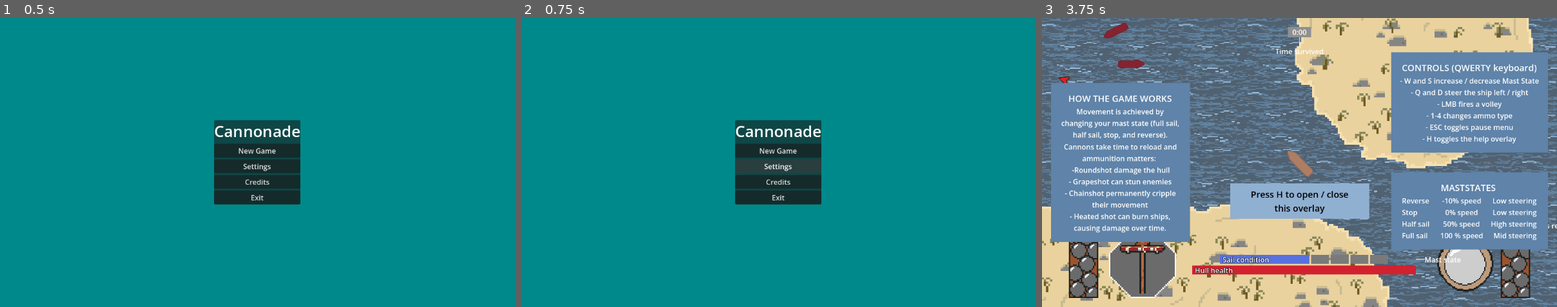
Above: before the commit, frames 1-3 (left to right).
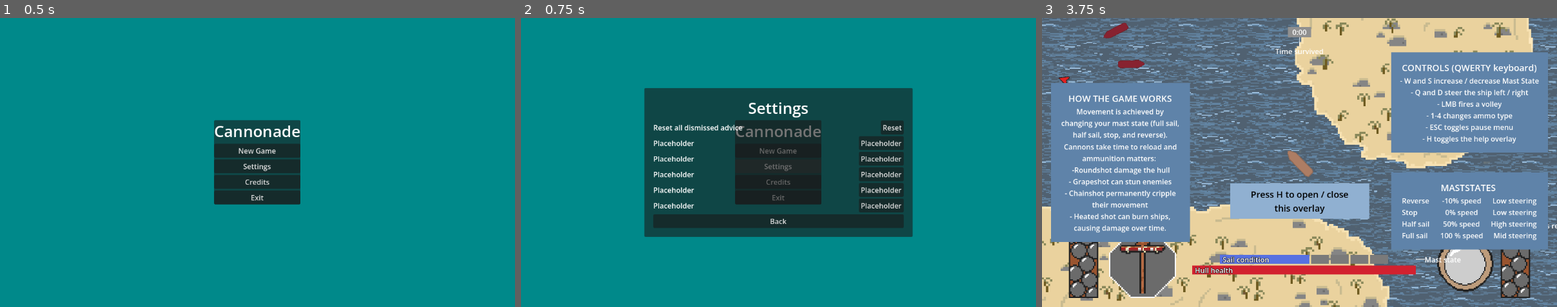
Above: after the commit, the same moments.

Repository: thibautkochjung-gif/Cannonade
Game: Godot game, scene res://Nodes/main_menu.tscn
Two runs of this game, one before a commit and one after it. Both use one fixed random seed, a clock stepped at 60 frames per second and the inputs below. This scene is started directly instead of the project's main scene.
Inputs (mouse positions are in pixels of both pictures, inside the frame that each line leads up to):
- Up to frame 1 (0.5 s): no input
- Up to frame 2 (0.75 s): click "Settings" at 0.5 s
- Up to frame 3 (3.75 s): click (1412, 127) at 1.25 s, where only the run after the commit has a clickable "Reset"; click (1402, 142) at 2 s, where only the run after the commit has a clickable "Placeholder"; click (1299, 220) at 2.75 s, where only the run after the commit has a clickable "Back"; click "New Game" at 3.5 s

Frame 1 is identical in both runs. In frame 2, 24% of the frame differs, in the area x 23-77%, y 24-76%; in frame 3, nothing differs.

Commit message:
Added new ammo type reminder to encourage players to use varying ammo. Added settings menu with placeholders & a reset dismissed advice button

Diff:
--- /dev/null
+++ b/Nodes/ammo_reminder_popup.tscn
@@ -0,0 +1,48 @@
+[gd_scene format=3 uid="uid://dwctqa545x3bn"]
+
+[ext_resource type="Script" uid="uid://bacncg1gt06m1" path="res://Scripts/ammo_reminder_popup.gd" id="1_vrpj6"]
+
+[sub_resource type="StyleBoxFlat" id="StyleBoxFlat_vrpj6"]
+content_margin_left = 10.0
+content_margin_top = 10.0
+content_margin_right = 10.0
+content_margin_bottom = 10.0
+bg_color = Color(0.46451724, 0.6758472, 0.1496886, 1)
+
+[sub_resource type="LabelSettings" id="LabelSettings_8rt5i"]
+font_size = 24
+
+[node name="AmmoReminderPopup" type="CanvasLayer" unique_id=1459382441 node_paths=PackedStringArray("panel", "dont_remind_checkbox", "close_button", "reminder_timer")]
+script = ExtResource("1_vrpj6")
+panel = NodePath("PanelContainer")
+dont_remind_checkbox = NodePath("PanelContainer/VBoxContainer/DontRemindCheckBox")
+close_button = NodePath("PanelContainer/VBoxContainer/CloseButton")
+reminder_timer = NodePath("Timer")
+
+[node name="PanelContainer" type="PanelContainer" parent="." unique_id=1969808066]
+visible = false
+offset_left = 30.0
+offset_top = 30.0
+offset_right = 499.0
+offset_bottom = 154.0
+theme_override_styles/panel = SubResource("StyleBoxFlat_vrpj6")
+
+[node name="VBoxContainer" type="VBoxContainer" parent="PanelContainer" unique_id=964425407]
+layout_mode = 2
+
+[node name="ReminderLabel" type="Label" parent="PanelContainer/VBoxContainer" unique_id=193931779]
+layout_mode = 2
+text = "Tip: use keys 1-4 to switch ammo types"
+label_settings = SubResource("LabelSettings_8rt5i")
+
+[node name="DontRemindCheckBox" type="CheckBox" parent="PanelContainer/VBoxContainer" unique_id=988915477]
+layout_mode = 2
+text = "Don't remind me"
+
+[node name="CloseButton" type="Button" parent="PanelContainer/VBoxContainer" unique_id=486142362]
+custom_minimum_size = Vector2(80, 0)
+layout_mode = 2
+size_flags_horizontal = 4
+text = "Close"
+
+[node name="Timer" type="Timer" parent="." unique_id=408619075]
--- a/Nodes/game.tscn
+++ b/Nodes/game.tscn
@@ -5,6 +5,7 @@
 [ext_resource type="Texture2D" uid="uid://cuv5bc7kx4trb" path="res://Sprites/Water Tiles/tile_0077_water4.png" id="2_kwr2q"]
 [ext_resource type="PackedScene" uid="uid://cawsr06d0411r" path="res://Nodes/pause_menu.tscn" id="8_fhu7r"]
 [ext_resource type="PackedScene" uid="uid://py4ostu7yt1l" path="res://Nodes/help_overlay.tscn" id="8_h85cu"]
+[ext_resource type="PackedScene" uid="uid://dwctqa545x3bn" path="res://Nodes/ammo_reminder_popup.tscn" id="10_kwr2q"]
 [ext_resource type="PackedScene" uid="uid://bvpsthsbdx3mi" path="res://Nodes/player.tscn" id="29_rnkwl"]
 [ext_resource type="PackedScene" uid="uid://dmgtoi1wc10s4" path="res://Nodes/enemy.tscn" id="30_kq58d"]
 [ext_resource type="Script" uid="uid://n5abw0fyhoq2" path="res://Scripts/enemy_spawner.gd" id="31_qkrwb"]
@@ -57,4 +58,6 @@
 [node name="PauseMenu" parent="." unique_id=1568775561 node_paths=PackedStringArray("help_overlay") instance=ExtResource("8_fhu7r")]
 help_overlay = NodePath("../HelpOverlay")
 
+[node name="AmmoReminderPopup" parent="." unique_id=1459382441 groups=["ammo_reminder_popup"] instance=ExtResource("10_kwr2q")]
+
 [connection signal="timeout" from="EnemySpawner/Timer" to="EnemySpawner" method="_on_timer_timeout"]
--- a/Nodes/main_menu.tscn
+++ b/Nodes/main_menu.tscn
@@ -1,11 +1,12 @@
 [gd_scene format=3 uid="uid://c76rwplyu7tp0"]
 
 [ext_resource type="Script" uid="uid://bhn5ylq7yk4le" path="res://Scripts/main_menu.gd" id="1_5ni5v"]
+[ext_resource type="PackedScene" uid="uid://bqwbkew85r6ic" path="res://Nodes/settings_menu.tscn" id="2_0dokd"]
 
 [sub_resource type="LabelSettings" id="LabelSettings_yb2kq"]
 font_size = 35
 
-[node name="Control" type="Control" unique_id=1137356158 node_paths=PackedStringArray("new_game_button", "exit_button")]
+[node name="Control" type="Control" unique_id=1137356158 node_paths=PackedStringArray("new_game_button", "exit_button", "settings_button", "settings_menu")]
 layout_mode = 3
 anchors_preset = 15
 anchor_right = 1.0
@@ -15,6 +16,8 @@
 script = ExtResource("1_5ni5v")
 new_game_button = NodePath("CenterContainer/PanelContainer/MarginContainer/VBoxContainer/NewGameButton")
 exit_button = NodePath("CenterContainer/PanelContainer/MarginContainer/VBoxContainer/ExitButton")
+settings_button = NodePath("CenterContainer/PanelContainer/MarginContainer/VBoxContainer/SettingsButton")
+settings_menu = NodePath("SettingsMenu")
 
 [node name="ColorRect" type="ColorRect" parent="." unique_id=1566635885]
 layout_mode = 1
@@ -62,3 +65,7 @@
 [node name="ExitButton" type="Button" parent="CenterContainer/PanelContainer/MarginContainer/VBoxContainer" unique_id=1242696251]
 layout_mode = 2
 text = "Exit"
+
+[node name="SettingsMenu" parent="." unique_id=1198788631 instance=ExtResource("2_0dokd")]
+visible = false
+layout_mode = 1
--- /dev/null
+++ b/Nodes/settings_menu.tscn
@@ -0,0 +1,128 @@
+[gd_scene format=3 uid="uid://bqwbkew85r6ic"]
+
+[ext_resource type="Script" uid="uid://b8p6hqfciqbk0" path="res://Scripts/settings_menu.gd" id="1_lpeo3"]
+
+[sub_resource type="LabelSettings" id="LabelSettings_lpeo3"]
+font_size = 35
+
+[node name="SettingsMenu" type="Control" unique_id=1198788631 node_paths=PackedStringArray("reset_advice_button", "back_button")]
+layout_mode = 3
+anchors_preset = 15
+anchor_right = 1.0
+anchor_bottom = 1.0
+grow_horizontal = 2
+grow_vertical = 2
+script = ExtResource("1_lpeo3")
+reset_advice_button = NodePath("CenterContainer/PanelContainer/MarginContainer/VBoxContainer/HBoxContainer/ResetAdviceButton")
+back_button = NodePath("CenterContainer/PanelContainer/MarginContainer/VBoxContainer/BackButton")
+
+[node name="CenterContainer" type="CenterContainer" parent="." unique_id=825847321]
+custom_minimum_size = Vector2(300, 0)
+layout_mode = 1
+anchors_preset = 8
+anchor_left = 0.5
+anchor_top = 0.5
+anchor_right = 0.5
+anchor_bottom = 0.5
+offset_left = -127.5
+offset_top = -29.0
+offset_right = 127.5
+offset_bottom = 29.0
+grow_horizontal = 2
+grow_vertical = 2
+
+[node name="PanelContainer" type="PanelContainer" parent="CenterContainer" unique_id=1827140737]
+custom_minimum_size = Vector2(600, 300)
+layout_mode = 2
+
+[node name="MarginContainer" type="MarginContainer" parent="CenterContainer/PanelContainer" unique_id=1373916603]
+layout_mode = 2
+theme_override_constants/margin_left = 20
+theme_override_constants/margin_top = 20
+theme_override_constants/margin_right = 20
+theme_override_constants/margin_bottom = 20
+
+[node name="VBoxContainer" type="VBoxContainer" parent="CenterContainer/PanelContainer/MarginContainer" unique_id=141195446]
+layout_mode = 2
+
+[node name="TitleLabel" type="Label" parent="CenterContainer/PanelContainer/MarginContainer/VBoxContainer" unique_id=680622498]
+layout_mode = 2
+text = "Settings"
+label_settings = SubResource("LabelSettings_lpeo3")
+horizontal_alignment = 1
+
+[node name="HBoxContainer" type="HBoxContainer" parent="CenterContainer/PanelContainer/MarginContainer/VBoxContainer" unique_id=1206737024]
+layout_mode = 2
+
+[node name="ResetAdviceLabel" type="Label" parent="CenterContainer/PanelContainer/MarginContainer/VBoxContainer/HBoxContainer" unique_id=230216460]
+layout_mode = 2
+size_flags_horizontal = 3
+text = "Reset all dismissed advice"
+
+[node name="ResetAdviceButton" type="Button" parent="CenterContainer/PanelContainer/MarginContainer/VBoxContainer/HBoxContainer" unique_id=1546787251]
+layout_mode = 2
+text = "Reset"
+
+[node name="HBoxContainer2" type="HBoxContainer" parent="CenterContainer/PanelContainer/MarginContainer/VBoxContainer" unique_id=1810143170]
+layout_mode = 2
+
+[node name="Placeholder" type="Label" parent="CenterContainer/PanelContainer/MarginContainer/VBoxContainer/HBoxContainer2" unique_id=200944997]
+layout_mode = 2
+size_flags_horizontal = 3
+text = "Placeholder"
+
+[node name="Placeholder2" type="Button" parent="CenterContainer/PanelContainer/MarginContainer/VBoxContainer/HBoxContainer2" unique_id=590496976]
+layout_mode = 2
+text = "Placeholder"
+
+[node name="HBoxContainer3" type="HBoxContainer" parent="CenterContainer/PanelContainer/MarginContainer/VBoxContainer" unique_id=129545361]
+layout_mode = 2
+
+[node name="Placeholder" type="Label" parent="CenterContainer/PanelContainer/MarginContainer/VBoxContainer/HBoxContainer3" unique_id=1308412218]
+layout_mode = 2
+size_flags_horizontal = 3
+text = "Placeholder"
+
+[node name="Placeholder2" type="Button" parent="CenterContainer/PanelContainer/MarginContainer/VBoxContainer/HBoxContainer3" unique_id=1597842403]
+layout_mode = 2
+text = "Placeholder"
+
+[node name="HBoxContainer4" type="HBoxContainer" parent="CenterContainer/PanelContainer/MarginContainer/VBoxContainer" unique_id=59177201]
+layout_mode = 2
+
+[node name="Placeholder" type="Label" parent="CenterContainer/PanelContainer/MarginContainer/VBoxContainer/HBoxContainer4" unique_id=533840120]
+layout_mode = 2
+size_flags_horizontal = 3
+text = "Placeholder"
+
+[node name="Placeholder2" type="Button" parent="CenterContainer/PanelContainer/MarginContainer/VBoxContainer/HBoxContainer4" unique_id=1277548760]
+layout_mode = 2
+text = "Placeholder"
+
+[node name="HBoxContainer5" type="HBoxContainer" parent="CenterContainer/PanelContainer/MarginContainer/VBoxContainer" unique_id=1456599861]
+layout_mode = 2
+
+[node name="Placeholder" type="Label" parent="CenterContainer/PanelContainer/MarginContainer/VBoxContainer/HBoxContainer5" unique_id=1043947600]
+layout_mode = 2
+size_flags_horizontal = 3
+text = "Placeholder"
+
+[node name="Placeholder2" type="Button" parent="CenterContainer/PanelContainer/MarginContainer/VBoxContainer/HBoxContainer5" unique_id=1137758051]
+layout_mode = 2
+text = "Placeholder"
+
+[node name="HBoxContainer6" type="HBoxContainer" parent="CenterContainer/PanelContainer/MarginContainer/VBoxContainer" unique_id=802166998]
+layout_mode = 2
+
+[node name="Placeholder" type="Label" parent="CenterContainer/PanelContainer/MarginContainer/VBoxContainer/HBoxContainer6" unique_id=1343929288]
+layout_mode = 2
+size_flags_horizontal = 3
+text = "Placeholder"
+
+[node name="Placeholder2" type="Button" parent="CenterContainer/PanelContainer/MarginContainer/VBoxContainer/HBoxContainer6" unique_id=1212257806]
+layout_mode = 2
+text = "Placeholder"
+
+[node name="BackButton" type="Button" parent="CenterContainer/PanelContainer/MarginContainer/VBoxContainer" unique_id=1605952373]
+layout_mode = 2
+text = "Back"
--- a/Scripts/ammo_manager.gd
+++ b/Scripts/ammo_manager.gd
@@ -28,3 +28,8 @@
 			current_ammo = heated_shot
 
 	ammo_changed.emit(current_ammo)
+
+
+func get_available_ammo_count() -> int:
+	var slots := [round_shot, grape_shot, chain_shot, heated_shot]
+	return slots.filter(func(a): return a != null).size()
--- /dev/null
+++ b/Scripts/ammo_reminder_popup.gd
@@ -0,0 +1,47 @@
+extends CanvasLayer
+
+@export var advice_id: String = "ammo_reminder"
+@export var panel: Control
+@export var dont_remind_checkbox: CheckBox
+@export var close_button: Button
+@export var reminder_timer: Timer
+
+const REMINDER_DELAY_MINUTES := 2.0
+
+var _ammo_manager: AmmoManager
+
+func _ready() -> void:
+	panel.visible = false
+	reminder_timer.one_shot = true
+	reminder_timer.wait_time = REMINDER_DELAY_MINUTES * 60.0
+	reminder_timer.timeout.connect(_on_reminder_timeout)
+	close_button.pressed.connect(_on_close_pressed)
+	dont_remind_checkbox.toggled.connect(_on_dont_remind_toggled)
+
+func connect_to_player(player: Node) -> void:
+	_ammo_manager = player.ammo_manager
+	_ammo_manager.ammo_changed.connect(_on_ammo_changed)
+	_maybe_arm_timer()
+
+func _maybe_arm_timer() -> void:
+	if not Settings.should_show_advice(advice_id):
+		return
+	if _ammo_manager.get_available_ammo_count() <= 1:
+		return
+	reminder_timer.start()
+
+func _on_ammo_changed(_ammo: AmmoData) -> void:
+	if not panel.visible:
+		reminder_timer.start()
+
+func _on_reminder_timeout() -> void:
+	if Settings.should_show_advice(advice_id):
+		panel.visible = true
+
+func _on_close_pressed() -> void:
+	panel.visible = false
+	_maybe_arm_timer()
+
+func _on_dont_remind_toggled(pressed: bool) -> void:
+	if pressed:
+		Settings.dismiss_advice(advice_id)
--- a/Scripts/game_manager.gd
+++ b/Scripts/game_manager.gd
@@ -15,6 +15,9 @@
 	player = spawned_player
 	hud = get_tree().get_first_node_in_group("hud")
 	hud.connect_to_player(player)
+	var ammo_reminder_popup = get_tree().get_first_node_in_group("ammo_reminder_popup")
+	if ammo_reminder_popup:
+		ammo_reminder_popup.connect_to_player(player)
 
 func register_enemies() -> void:
 	var enemies := get_tree().get_nodes_in_group("enemy")
--- a/Scripts/main_menu.gd
+++ b/Scripts/main_menu.gd
@@ -2,13 +2,13 @@
 
 @export var new_game_button: Button
 @export var exit_button: Button
+@export var settings_button: Button
+@export var settings_menu: Control
 
-# Called when the node enters the scene tree for the first time.
 func _ready() -> void:
 	new_game_button.pressed.connect(GameManagerScene.start_new_game)
 	exit_button.pressed.connect(GameManagerScene.quit_game)
+	settings_button.pressed.connect(_on_settings_pressed)
 
-
-# Called every frame. 'delta' is the elapsed time since the previous frame.
-func _process(delta: float) -> void:
-	pass
+func _on_settings_pressed() -> void:
+	settings_menu.open()
--- /dev/null
+++ b/Scripts/settings.gd
@@ -0,0 +1,46 @@
+extends Node
+
+const SETTINGS_PATH := "user://settings.cfg"
+const SECTION := "gameplay"
+
+var advice_enabled: bool = true
+var _dismissed_advice: Dictionary = {}  # advice_id (String) -> true
+
+
+func _ready() -> void:
+	_load()
+
+
+func set_advice_enabled(value: bool) -> void:
+	advice_enabled = value
+	_save()
+
+
+func dismiss_advice(advice_id: String) -> void:
+	_dismissed_advice[advice_id] = true
+	_save()
+
+
+func reset_dismissed_advice() -> void:
+	_dismissed_advice.clear()
+	_save()
+
+
+func should_show_advice(advice_id: String) -> bool:
+	return advice_enabled and not _dismissed_advice.get(advice_id, false)
+
+
+func _load() -> void:
+	var config := ConfigFile.new()
+	if config.load(SETTINGS_PATH) == OK:
+		advice_enabled = config.get_value(SECTION, "advice_enabled", true)
+		for id in config.get_value(SECTION, "dismissed_advice", []):
+			_dismissed_advice[id] = true
+
+
+func _save() -> void:
+	var config := ConfigFile.new()
+	config.load(SETTINGS_PATH)
+	config.set_value(SECTION, "advice_enabled", advice_enabled)
+	config.set_value(SECTION, "dismissed_advice", _dismissed_advice.keys())
+	config.save(SETTINGS_PATH)
--- /dev/null
+++ b/Scripts/settings_menu.gd
@@ -0,0 +1,18 @@
+extends Control
+
+@export var reset_advice_button: Button
+@export var back_button: Button
+
+func _ready() -> void:
+	visible = false
+	reset_advice_button.pressed.connect(_on_reset_advice_pressed)
+	back_button.pressed.connect(_on_back_pressed)
+
+func open() -> void:
+	visible = true
+
+func _on_back_pressed() -> void:
+	visible = false
+
+func _on_reset_advice_pressed() -> void:
+	Settings.reset_dismissed_advice()
--- a/project.godot
+++ b/project.godot
@@ -20,6 +20,7 @@
 GameManagerScene="*uid://bigngfkvbgi6p"
 Fx="*uid://cta74vajfb3xk"
 TerrainQuery="*uid://dbdefkdf55li4"
+Settings="*uid://cgh6afs23cfs5"
 
 [global_group]
 
Not shown, added: Scripts/ammo_reminder_popup.gd.uid
Not shown, added: Scripts/settings.gd.uid
Not shown, added: Scripts/settings_menu.gd.uid
